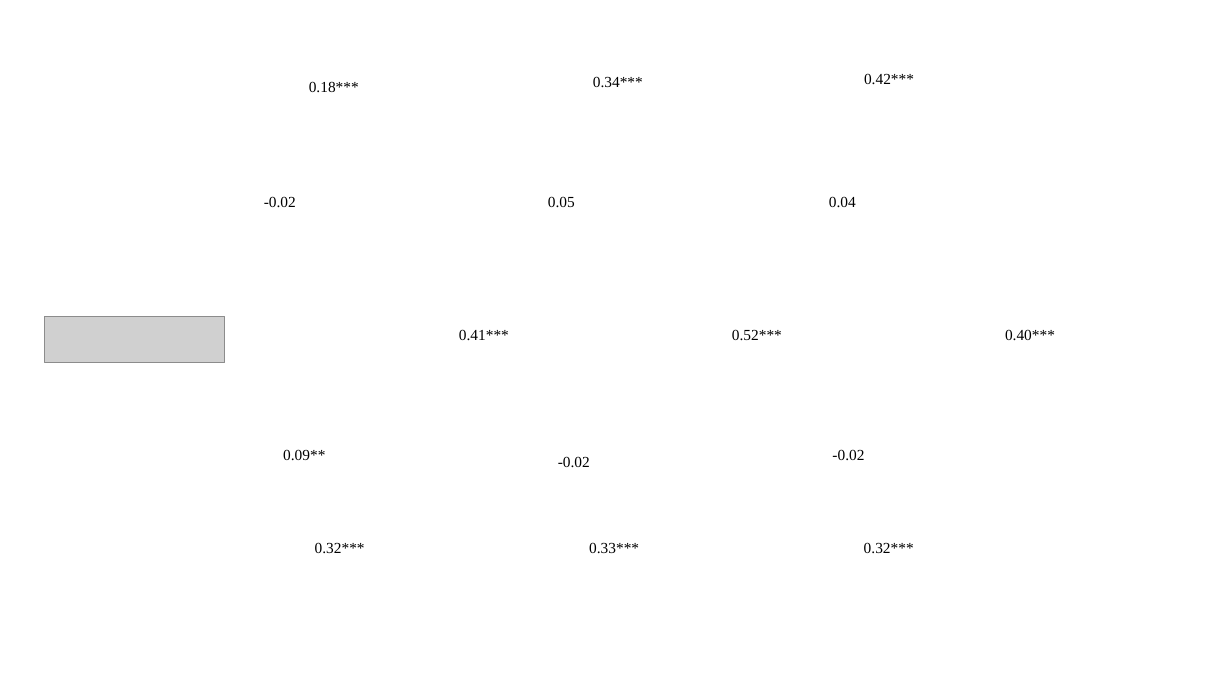
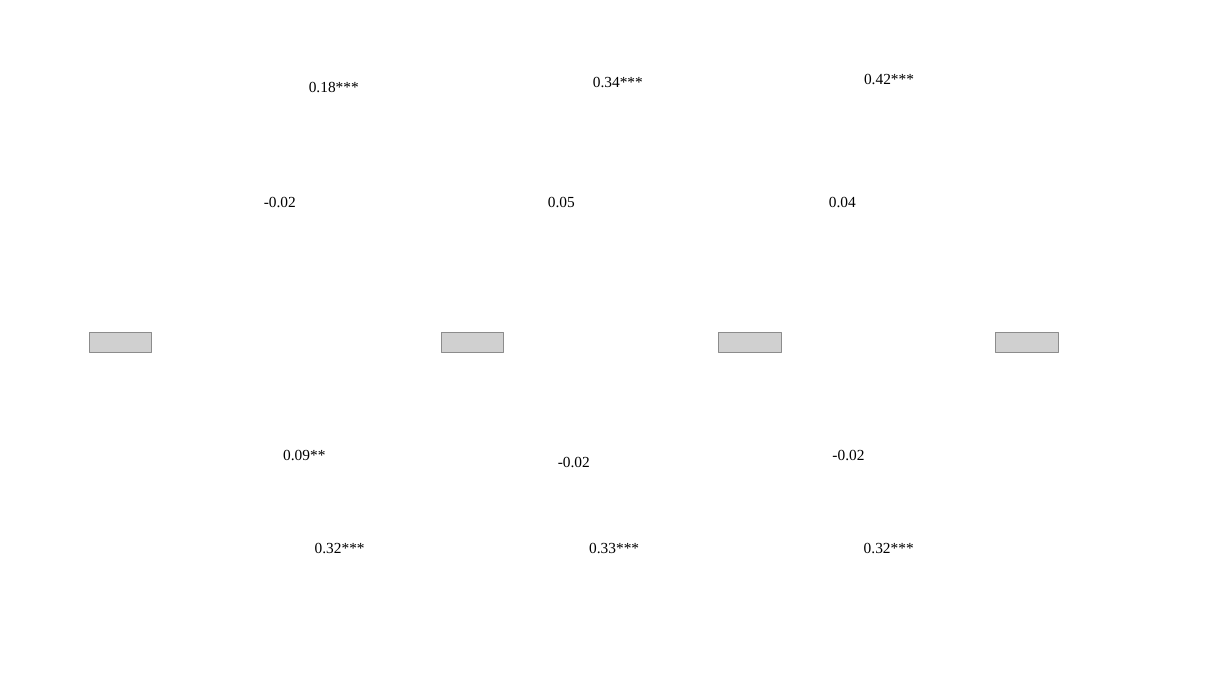
Before and after one commit to jciturras/dinamic-legit, a slide deck: slide 5 of output/images/sem_cross.pptx. Drawn at 1232x693 pixels with LibreOffice and Linux fonts; fonts in the diff are those of the drawing; grey boxes stand for pictures; background and template pictures are left out. Boxes give left, top, right and bottom in pixels: in the first picture for what was removed or moved away, otherwise in the second. Text is boxed around its words. In the diff, an @@ line names an element or a change of style, - is before the commit and + after.

```diff
--- a/output/images/sem_cross.pptx
+++ b/output/images/sem_cross.pptx
@@ picture removed at [45, 316, 226, 362] @@
@@ text removed at [459, 329, 509, 340] @@
-0.41***
@@ text removed at [732, 329, 782, 340] @@
-0.52***
@@ text removed at [1005, 329, 1055, 340] @@
-0.40***
@@ picture added at [90, 332, 152, 352] @@
@@ picture added at [442, 332, 505, 352] @@
@@ picture added at [719, 332, 782, 352] @@
@@ picture added at [996, 332, 1059, 352] @@
```
Also in this commit, not shown: 25 other files.
